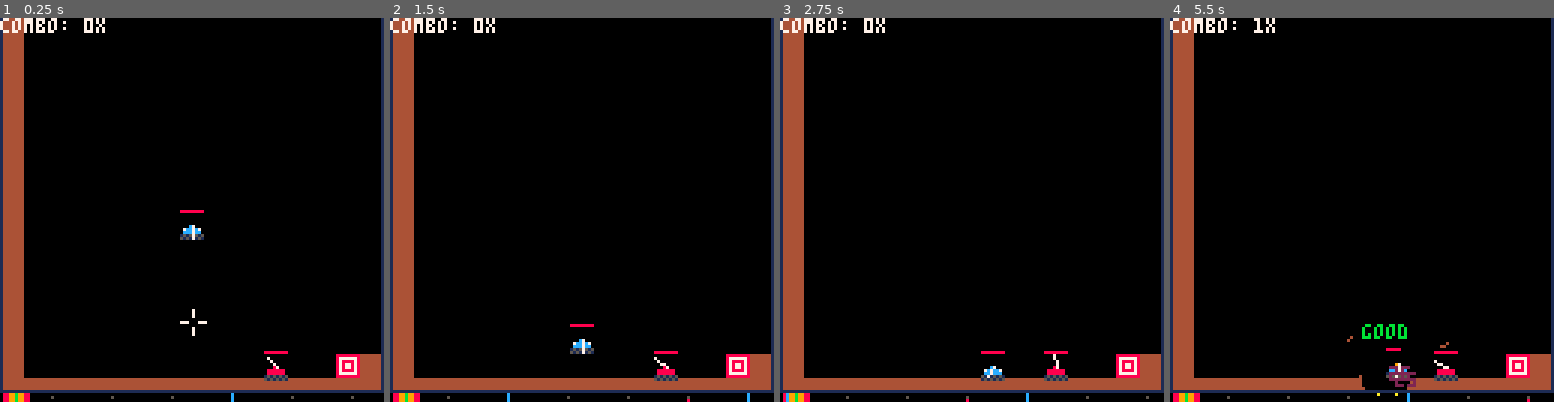
Above: before the commit, frames 1-4 (left to right).
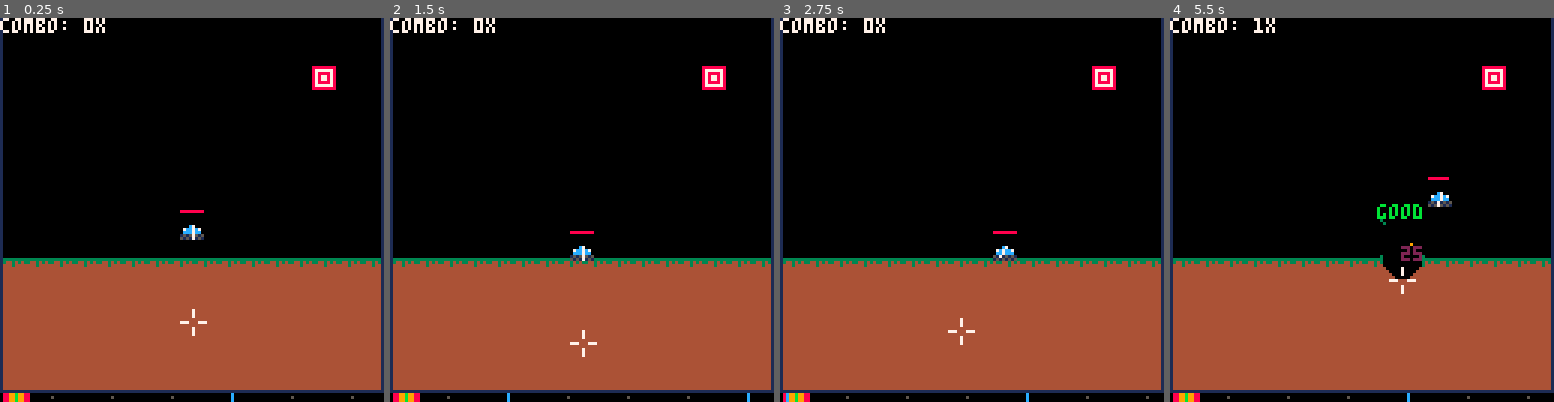
Above: after the commit, the same moments.

Repository: MarrMann/tanks.p8
Game: PICO-8 cartridge tanks.p8
The game is run twice, just before and just after one commit, with the same random seed, the same clock (stepped at 60 frames per second) and the same inputs.
Inputs:
- Up to frame 1 (0.25 s): no input
- Up to frame 2 (1.5 s): tap X (X key) at 0.33, 1.07 s
- Up to frame 3 (2.75 s): hold Right 1.6-2.1 s; tap X (X key) at 1.85 s; hold Up 2.15-2.42 s; hold Right from 2.47 s (still down)
- Up to frame 4 (5.5 s): tap X (X key) at 2.97, 4.08, 5.2 s; release Right at 3.03 s; hold Left 3.08-3.58 s; hold Down 3.63-3.97 s; hold Right 4.02-4.68 s; hold Up 4.73-5.03 s; hold Left from 5.08 s (still down)

The runs differ from the first frame. In frame 1, 32% of the frame differs, in the area x 0-100%, y 0-95%; in frame 2, 33%; in frame 3, 33%; in frame 4, 33%, in the area x 0-100%, y 0-100%.

Commit message:
added some more rooms

Diff:
--- a/tanks.p8
+++ b/tanks.p8
@@ -1054,6 +1054,7 @@
 //thoughts
 ///should timing reset when you press too early?
 ///should shots bounce or explode on wall bounds?
+///maybe the player should spawn on a preset location each level?
 -->8
 //ui
 acc={
@@ -1152,31 +1153,31 @@
 00000000000000000000000000000000000000000000000000000000000000000000000000000000000000000000000000000000151515158777777800000000
 00000000000000000000000000000000000000000000000000000000000000000000000000000000000000000000000000000000515151518888888800000000
 __map__
-033f3f3f3f3f3f3f3f3f3f3f3f3f3f3f3f000000000000000000000000000000000000000000000000000000000000000000000000000000000000000000000000000000000000000000000000000000000000000000000000000000000000000000000000000000000000000000000000000000000000000000000000000000
-133f3f3f3f3f3f3f3f3f3f3f3f3f3f3f3f000000000000000000000000000000000000000000000000000000000000000000000000000000000000000000000000000000000000000000000000000000000000000000000000000000000000000000000000000000000000000000000000000000000000000000000000000000
-133f3f3f3f3f3f3f3f3f3f3f3f3f3f3f3f000000000000000000000000000000000000000000000000000000000000000000000000000000000000000000000000000000000000000000000000000000000000000000000000000000000000000000000000000000000000000000000000000000000000000000000000000000
-033f3f3f3f3f3f3f3f3f3f3f3f3f3f3f3f000000000000000000000000000000000000000000000000000000000000000000000000000000000000000000000000000000000000000000000000000000000000000000000000000000000000000000000000000000000000000000000000000000000000000000000000000000
-033f3f3f3f3f3f3f3f3f3f3f3f3f3f3f3f000000000000000000000000000000000000000000000000000000000000000000000000000000000000000000000000000000000000000000000000000000000000000000000000000000000000000000000000000000000000000000000000000000000000000000000000000000
-033f3f3f3f3f3f3f3f3f3f3f3f3f3f3f3f000000000000000000000000000000000000000000000000000000000000000000000000000000000000000000000000000000000000000000000000000000000000000000000000000000000000000000000000000000000000000000000000000000000000000000000000000000
-033f3f3f3f3f3f3f3f3f3f3f3f3f3f3f3f000000000000000000000000000000000000000000000000000000000000000000000000000000000000000000000000000000000000000000000000000000000000000000000000000000000000000000000000000000000000000000000000000000000000000000000000000000
-033f3f3f3f3f3f3f3f3f3f3f3f3f3f3f00000000000000000000000000000000000000000000000000000000000000000000000000000000000000000000000000000000000000000000000000000000000000000000000000000000000000000000000000000000000000000000000000000000000000000000000000000000
-033f3f3f3f3f3f3f3f3f3f3f3f3f3f3f00000000000000000000000000000000000000000000000000000000000000000000000000000000000000000000000000000000000000000000000000000000000000000000000000000000000000000000000000000000000000000000000000000000000000000000000000000000
-033f3f3f3f3f3f3f3f3f3f3f3f3f3f3f00000000000000000000000000000000000000000000000000000000000000000000000000000000000000000000000000000000000000000000000000000000000000000000000000000000000000000000000000000000000000000000000000000000000000000000000000000000
-033f3f3f3f3f3f3f3f3f3f3f3f3f3f3f3f3f0000000000000000000000000000000000000000000000000000000000000000000000000000000000000000000000000000000000000000000000000000000000000000000000000000000000000000000000000000000000000000000000000000000000000000000000000000
-033f3f3f3f3f3f3f3f3f3f3f3f3f3f3f3f3f3f00000000000000000000000000000000000000000000000000000000000000000000000000000000000000000000000000000000000000000000000000000000000000000000000000000000000000000000000000000000000000000000000000000000000000000000000000
-033f3f3f3f3f3f3f3f3f3f3f3f3f3f3f3f003f00000000000000000000000000000000000000000000000000000000000000000000000000000000000000000000000000000000000000000000000000000000000000000000000000000000000000000000000000000000000000000000000000000000000000000000000000
-033f3f3f3f3f3f3f3f3f3f3f3f3f3f3f3f003f3f000000000000000000000000000000000000000000000000000000000000000000000000000000000000000000000000000000000000000000000000000000000000000000000000000000000000000000000000000000000000000000000000000000000000000000000000
-033f3f3f3f3f3f3f3f3f3f3d3f3f3e033f3f3f3f000000000000000000000000000000000000000000000000000000000000000000000000000000000000000000000000000000000000000000000000000000000000000000000000000000000000000000000000000000000000000000000000000000000000000000000000
-031313130303030313130303031303033f3f3f00000000000000000000000000000000000000000000000000000000000000000000000000000000000000000000000000000000000000000000000000000000000000000000000000000000000000000000000000000000000000000000000000000000000000000000000000
-3f3f3f3f3f3f3f3f3f3f3f3f3f3f3f3f3f3f3f00000000000000000000000000000000000000000000000000000000000000000000000000000000000000000000000000000000000000000000000000000000000000000000000000000000000000000000000000000000000000000000000000000000000000000000000000
+3f3f3f3f3f3f3f3f3f3f3f3f3f3f3f3f3f000000000000000000003e00000000000000000000000000000000000000000000000000000000000000000000000000000000000000000000000000000000000000000000000000000000000000000000000000000000000000000000000000000000000000000000000000000000
+3f3f3f3f3f3f3f3f3f3f3f3f3f3f3f3f3f00000000000000000000130000000000000000000000000000003e000000000000000000000000000000000000000000000000000000000000000000000000000000000000000000000000000000000000000000000000000000000000000000000000000000000000000000000000
+3f3f3f3f3f3f3f3f3f3f3f3f3f3e3f3f3f00000000000000000000133f000000000000000000000000000000000000000000000000000000000000000000000000000000000000000000000000000000000000000000000000000000000000000000000000000000000000000000000000000000000000000000000000000000
+3f3f3f3f3f3f3f3f3f3f3f3f3f3f3f3f3f00000000000000000000133f000000000000000000000000000000000000000000000000000000000000000000000000000000000000000000000000000000000000000000000000000000000000000000000000000000000000000000000000000000000000000000000000000000
+3f3f3f3f3f3f3f3f3f3f3f3f3f3f3f3f3f000000000000000000001300000000000000000000000000000000000000000000000000000000000000000000000000000000000000000000000000000000000000000000000000000000000000000000000000000000000000000000000000000000000000000000000000000000
+3f3f3f3f3f3f3f3f3f3f3f3f3f3f3f3f3f000000000000000000001300000000000000000000000000000000000000000000000000000000000000000000000000000000000000000000000000000000000000000000000000000000000000000000000000000000000000000000000000000000000000000000000000000000
+3f3f3f3f3f3f3f3f3f3f3f3f3f3f3f3f3f000000000000000000001300000000000000000000000000000000000000000000000000000000000000000000000000000000000000000000000000000000000000000000000000000000000000000000000000000000000000000000000000000000000000000000000000000000
+3f3f3f3f3f3f3f3f3f3f3f3f3f3f3f3f00000000000000000000001300000000000000000000000000000000000000000000000000000000000000000000000000000000000000000000000000000000000000000000000000000000000000000000000000000000000000000000000000000000000000000000000000000000
+3f3f3f3f3f3f3f3f3f3f3f3f3f3f3f3f00000000000000000000001300000000000000000000000000000000000000000000000000000000090800000000000000000000000000000000000000000000000000000000000000000000000000000000000000000000000000000000000000000000000000000000000000000000
+3f3f3f3f3f3f3f3f3f3f3f3f3f3f3f3f00000000000000000000001300000000000000000000000000000000000000000000000000000009131308000000000000000000000000000000000000000000000000000000000000000000000000000000000000000000000000000000000000000000000000000000000000000000
+020202020202020202020202020202021313130800000000000000130000000000003e0000000000000000131313000000000000003f0913131313080000000000000000000000000000000000000000000000000000000000000000000000000000000000000000000000000000000000000000000000000000000000000000
+13131313131313131313131313131313131313131313131313131313131313131313130000000000000000133e131313130000003f0913131313131308003d0000000000000000000000000000000000000000000000000000000000000000000000000000000000000000000000000000000000000000000000000000000000
+1313131313131313131313131313131313131313131313131313131313131313131313131313131313131313131313131313131313131313131313131313131300000000000000000000000000000000000000000000000000000000000000000000000000000000000000000000000000000000000000000000000000000000
+1313131313131313131313131313131313131313131313131313131313131313131313131313131313131313131313131313131313131313131313131313131300000000000000000000000000000000000000000000000000000000000000000000000000000000000000000000000000000000000000000000000000000000
+0313131313131313131313131313131313131313131313131313131313131313131313131313131313131313131313131313131313131313131313131313131300000000000000000000000000000000000000000000000000000000000000000000000000000000000000000000000000000000000000000000000000000000
+0313131303030303131303030313030313131313131313131313131313131313131313131313131313131313131313131313131313131313131313131313131313000000000000000000000000000000000000000000000000000000000000000000000000000000000000000000000000000000000000000000000000000000
+3f3f3f3f3f3f3f3f3f3f3f3f3f3f3f3f3f3f3f00000000000000000000000013130000000000000000000000000000131300000000000000003f3f3f3f00001313000000000000000000000000000000000000000000000000000000000000000000000000000000000000000000000000000000000000000000000000000000
 0000000000003f3f3f3f000000000000003f0000000000000000000000000000000000000000000000000000000000000000000000000000000000000000000000000000000000000000000000000000000000000000000000000000000000000000000000000000000000000000000000000000000000000000000000000000
 0000000000000000000000000000000000000000000000000000000000000000000000000000000000000000000000000000000000000000000000000000000000000000000000000000000000000000000000000000000000000000000000000000000000000000000000000000000000000000000000000000000000000000
 0000000000000000000000000000000000000000000000000000000000000000000000000000000000000000000000000000000000000000000000000000000000000000000000000000000000000000000000000000000000000000000000000000000000000000000000000000000000000000000000000000000000000000
+003d0000000000000000000000003d0000000000000000000000000000000000000000000000000000000000000000000000000000000000000000000000000000000000000000000000000000000000000000000000000000000000000000000000000000000000000000000000000000000000000000000000000000000000
+0013000000000000000000000000130000000000000000000000000000000000000000000000000000000000000000000000000000000000000000000000000000000000000000000000000000000000000000000000000000000000000000000000000000000000000000000000000000000000000000000000000000000000
 0000000000000000000000000000000000000000000000000000000000000000000000000000000000000000000000000000000000000000000000000000000000000000000000000000000000000000000000000000000000000000000000000000000000000000000000000000000000000000000000000000000000000000
 0000000000000000000000000000000000000000000000000000000000000000000000000000000000000000000000000000000000000000000000000000000000000000000000000000000000000000000000000000000000000000000000000000000000000000000000000000000000000000000000000000000000000000
-0000000000000000000000000000000000000000000000000000000000000000000000000000000000000000000000000000000000000000000000000000000000000000000000000000000000000000000000000000000000000000000000000000000000000000000000000000000000000000000000000000000000000000
-0000000000000000000000000000000000000000000000000000000000000000000000000000000000000000000000000000000000000000000000000000000000000000000000000000000000000000000000000000000000000000000000000000000000000000000000000000000000000000000000000000000000000000
-003d0000000000000000000000003d0000000000000000000000000000000000000000000000000000000000000000000000000000000000000000000000000000000000000000000000000000000000000000000000000000000000000000000000000000000000000000000000000000000000000000000000000000000000
+003f0000000000000000000000003f0000000000000000000000000000000000000000000000000000000000000000000000000000000000000000000000000000000000000000000000000000000000000000000000000000000000000000000000000000000000000000000000000000000000000000000000000000000000
 1313131313131313131313131313131300000000000000000000000000000000000000000000000000000000000000000000000000000000000000000000000000000000000000000000000000000000000000000000000000000000000000000000000000000000000000000000000000000000000000000000000000000000
 
 
